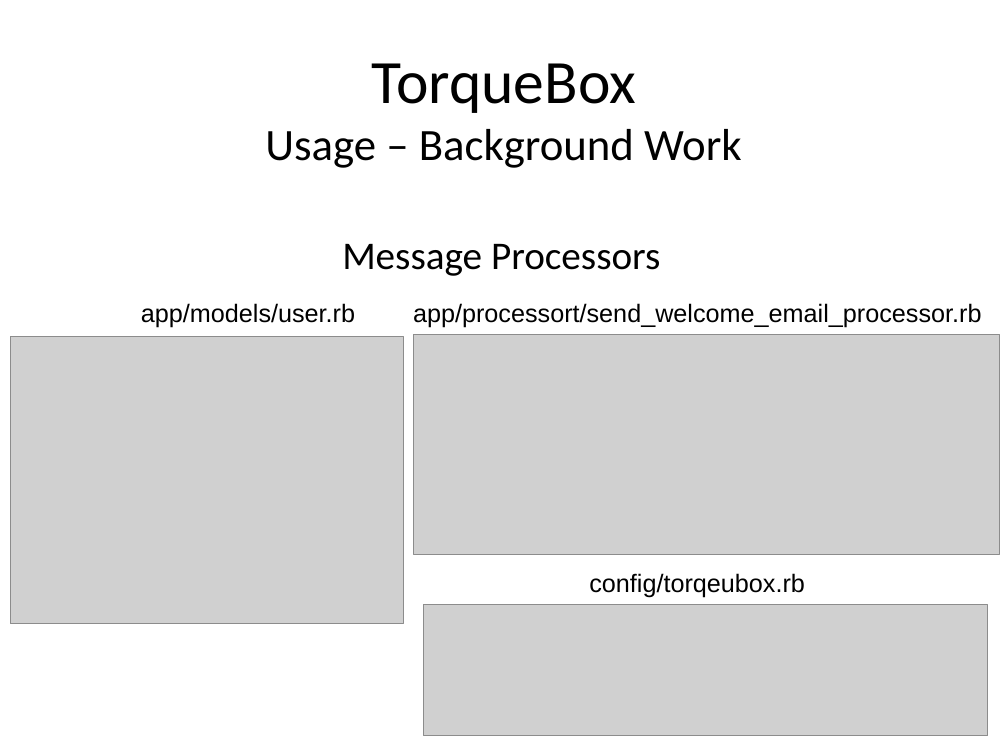
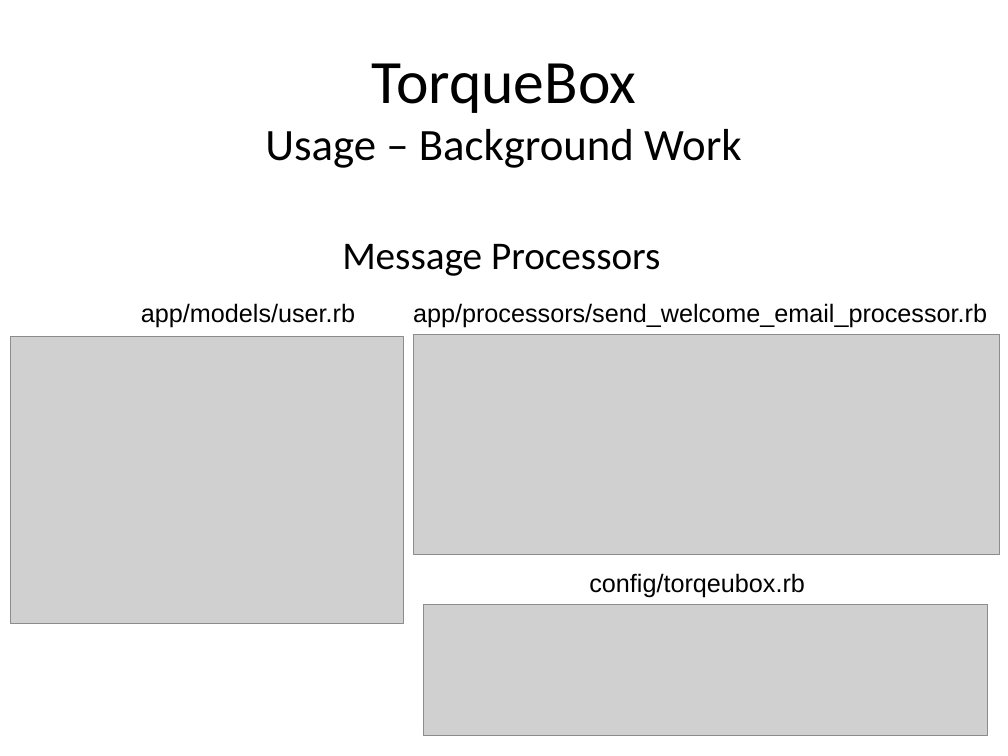
Before and after one commit to meadoch1/tbapp, a slide deck: slide 36 of ppt/JRuby Torquebox v2.odp. Drawn at 1008x756 pixels with LibreOffice and Linux fonts; fonts in the diff are those of the drawing; grey boxes stand for pictures. Boxes give left, top, right and bottom in pixels: in the first picture for what was removed or moved away, otherwise in the second. Text is boxed around its words. In the diff, an @@ line names an element or a change of style, - is before the commit and + after.

```diff
--- a/ppt/JRuby Torquebox v2.odp
+++ b/ppt/JRuby Torquebox v2.odp
@@ text at (x1=413, y1=303, x2=987, y2=328): text changed @@
-app/processort/send_welcome_email_processor.rb
+app/processors/send_welcome_email_processor.rb
```
Also in this commit, not shown: 8 other slides changed, 1 slide added, 1 other file.
